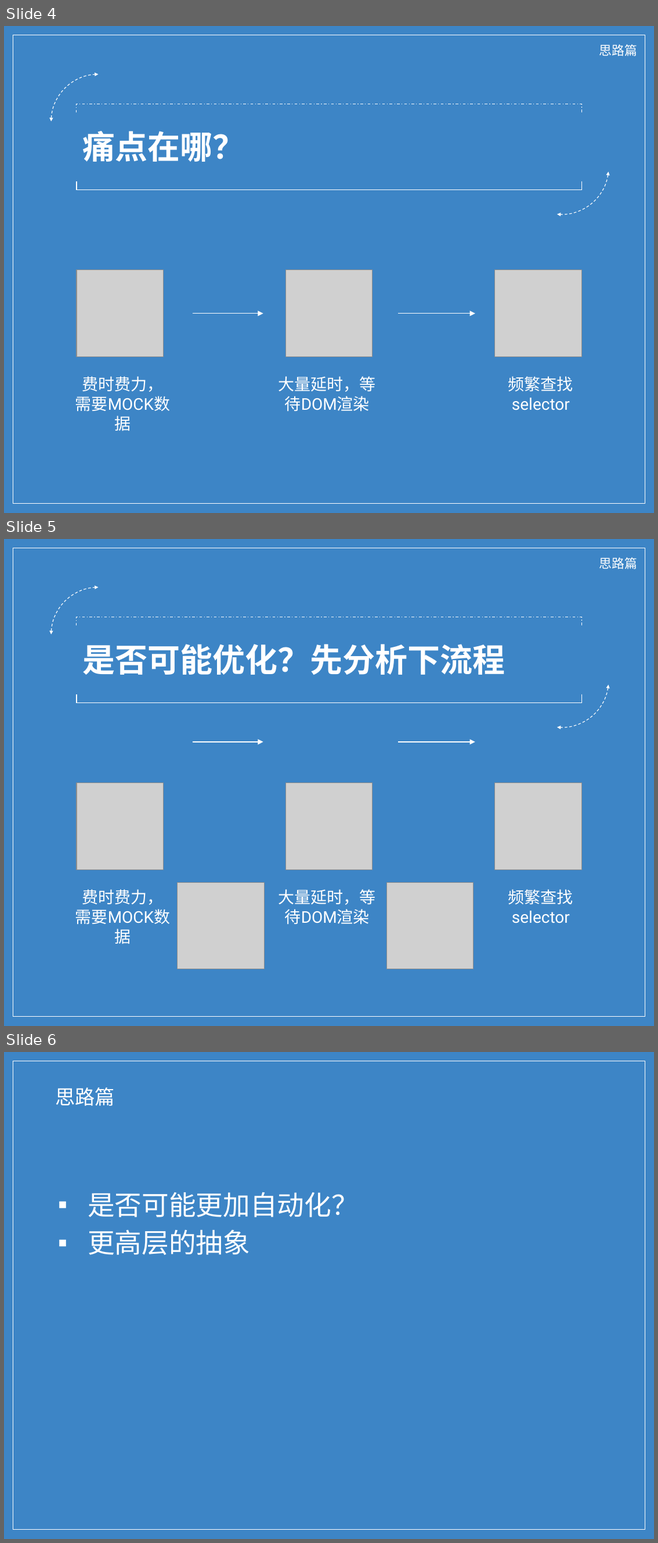
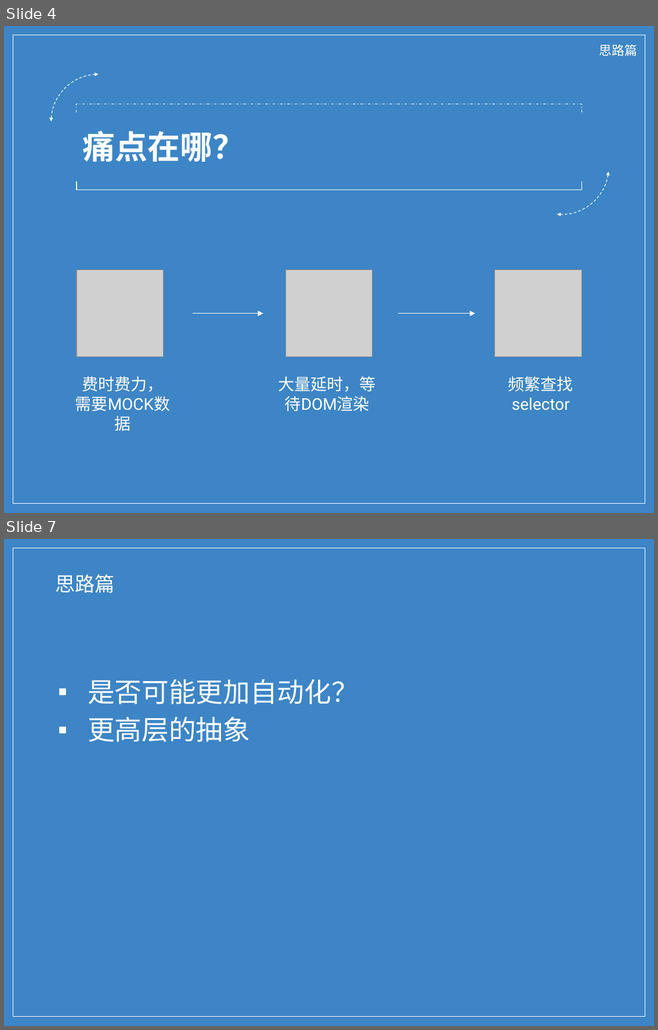
Before and after one commit to wu0792/ats_client, a slide deck: ext/share.pptx. Shown one above the other, each under a label of ours: slides 4, 5 and 6 before the commit, slides 4 and 7 after it; the slides between them are not shown. The pictures are 658x1543 and 658x1030 pixels, drawn with LibreOffice and Linux fonts; fonts in the diff are those of the drawing; grey boxes stand for pictures; background and template pictures are left out. Boxes give left, top, right and bottom in pixels: in the first picture for what was removed or moved away, otherwise in the second. Text is boxed around its words. In the diff, an @@ line names an element or a change of style, - is before the commit and + after.

```diff
--- a/ext/share.pptx
+++ b/ext/share.pptx
@@ slide 5 removed at [4,539,654,1026], background picture (left out); not listed: 5 template elements that a slide beside it also shows @@
@@ text removed at [599,557,637,569] @@
-思路篇
@@ title removed at [82,644,505,675] @@
-是否可能优化？先分析下流程
@@ arrow removed from (193, 741) to (263, 741) @@
@@ arrow removed from (398, 741) to (475, 741) @@
@@ picture removed at [76,783,163,870] @@
@@ picture removed at [285,783,372,870] @@
@@ picture removed at [495,783,581,870] @@
@@ picture removed at [177,882,264,969] @@
@@ picture removed at [387,882,473,969] @@
@@ text removed at [75,889,170,925] @@
-费时费力，
-需要MOCK数据
@@ text removed at [278,889,376,925] @@
-大量延时，等待DOM渲染
@@ text removed at [508,889,573,924] @@
-频繁查找selector
@@ what was slide 6 is now slide 7 @@
```
Also in this commit, not shown: 5 slides changed, 2 slides added.
